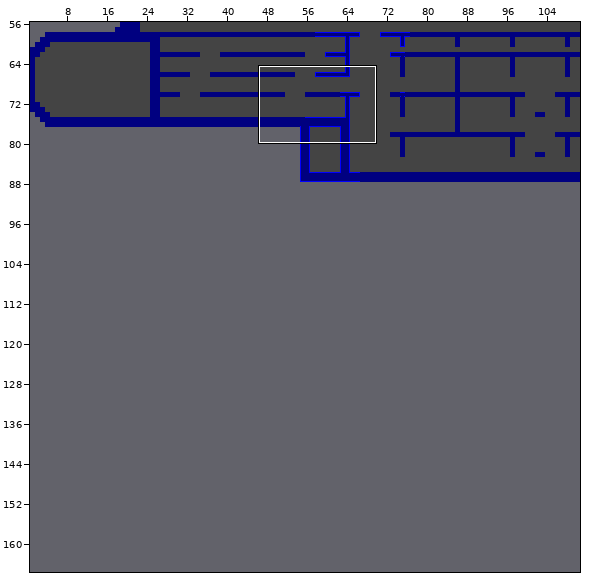
Level history. Tiled map: public/map.tmx. Above, an overview of the earlier version with the close-up marked.
Close-up. Before the commit:
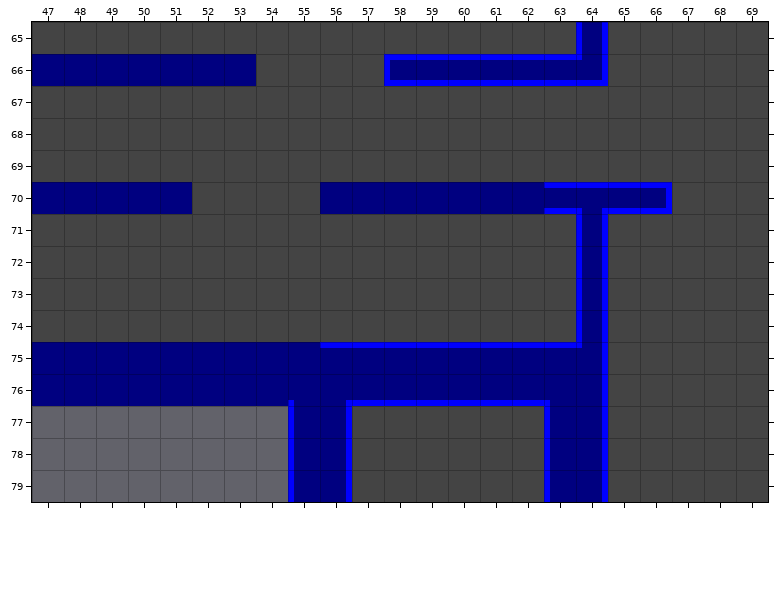
Cells are 32x32 px. Shown: x 47..69, y 65..79. The commit also changed other parts of the map, which this record leaves out.
The same view after the edit:
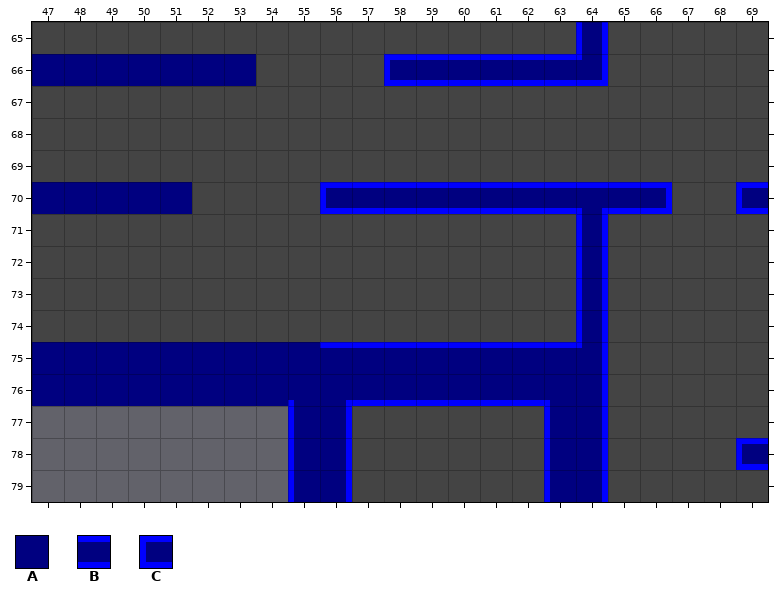
Key: from "tiles": A 0, B 11, C 12.
_ is an empty cell, . an unchanged one.
Diff:
--- layer "physics"
@@ x 56..69 @@
-70 AAAAAAA......_
+70 CBBBBBB......C
@@ x 69..69 @@
-78 _
+78 C
